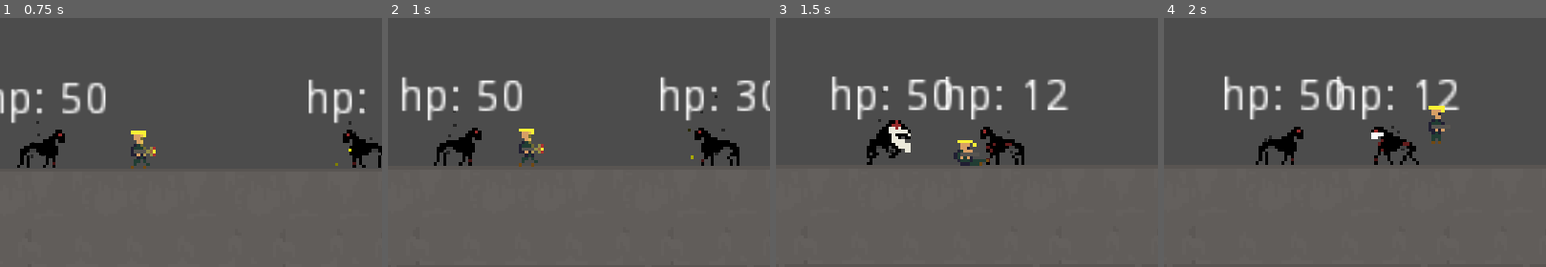
Above: before the commit, frames 1-4 (left to right).
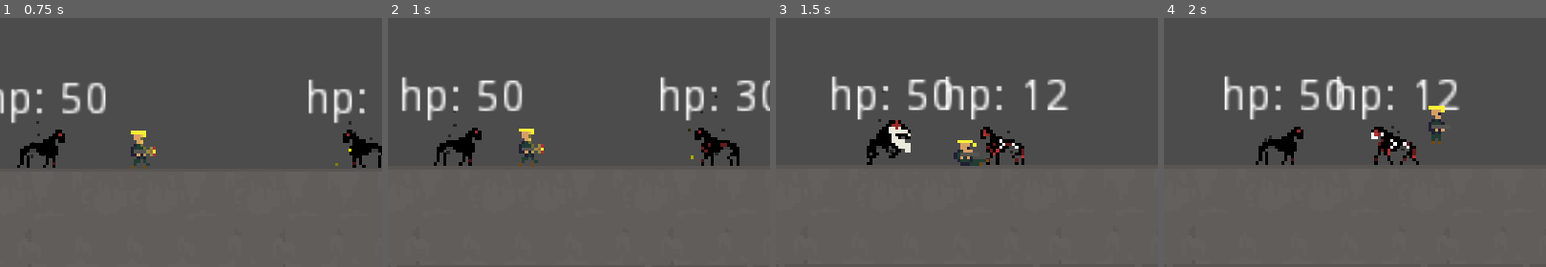
Above: after the commit, the same moments.

Repository: raczynskid/PixelSoldier
Game: Godot game, scene res://Levels/Arena.tscn
Same seed, same stepped clock (60 frames per second), same inputs: the game is played once before the commit and once after it.
Inputs:
- Up to frame 1 (0.75 s): hold Right (ui_right) from 0.53 s (still down); hold Space (fire) from 0.53 s (still down)
- Up to frame 2 (1 s): keep holding Right (ui_right); keep holding Space (fire); tap Up (ui_up) at 0.77 s
- Up to frame 3 (1.5 s): keep holding Right (ui_right); release Space (fire) at 1.28 s; tap Shift (slide) at 1.35 s
- Up to frame 4 (2 s): keep holding Right (ui_right); tap Up (ui_up) at 1.52 s
The pictures show only the part of the screen within x 5-55%, y 38-88%; the shares and areas given below are measured in that part.

Frame 1 is identical in both runs. In frame 2, less than 0.1% of the frame differs, in the area x 82-89%, y 50-55%; in frame 3, 0.1%; in frame 4, 0.2%, in the area x 55-66%, y 45-58%.

Commit message:
heavy dmg sprite overlay

Diff:
--- a/Characters/ShadowHound.gd
+++ b/Characters/ShadowHound.gd
@@ -102,9 +102,10 @@
 		get_node("HPLabel").text = "dead AF"
 
 func switch_animation_dmg_overlay():
-	if (animationTree.anim_player != "../LightDmgAnimationPlayer") and (hp < (Globals.SHADOWHOUND_MAX_HP * 0.5)):
+	if (animationTree.anim_player != "../LightDmgAnimationPlayer") and (hp < (Globals.SHADOWHOUND_MAX_HP * 0.70)):
 		animationTree.anim_player = "../LightDmgAnimationPlayer"
-
+	if (animationTree.anim_player != "../HeavyDmgAnimationPlayer") and (hp < (Globals.SHADOWHOUND_MAX_HP * 0.30)):
+		animationTree.anim_player = "../HeavyDmgAnimationPlayer"
 
 func die():
 	# set dead state
--- a/Characters/ShadowHound.tscn
+++ b/Characters/ShadowHound.tscn
@@ -401,6 +401,193 @@
 "transitions": PoolRealArray( 1, 1 ),
 "update": 1,
 "values": [ 42, 43 ]
+}
+
+[sub_resource type="Animation" id=61]
+resource_name = "BiteLeft"
+length = 0.6
+loop = true
+tracks/0/type = "value"
+tracks/0/path = NodePath("Sprite:frame")
+tracks/0/interp = 1
+tracks/0/loop_wrap = true
+tracks/0/imported = false
+tracks/0/enabled = true
+tracks/0/keys = {
+"times": PoolRealArray( 0, 0.1, 0.2, 0.3, 0.4 ),
+"transitions": PoolRealArray( 1, 1, 1, 1, 1 ),
+"update": 1,
+"values": [ 86, 87, 88, 89, 90 ]
+}
+tracks/1/type = "method"
+tracks/1/path = NodePath(".")
+tracks/1/interp = 1
+tracks/1/loop_wrap = true
+tracks/1/imported = false
+tracks/1/enabled = true
+tracks/1/keys = {
+"times": PoolRealArray( 0.5 ),
+"transitions": PoolRealArray( 1 ),
+"values": [ {
+"args": [  ],
+"method": "attack_end"
+} ]
+}
+
+[sub_resource type="Animation" id=62]
+resource_name = "BiteRight"
+length = 0.6
+loop = true
+tracks/0/type = "value"
+tracks/0/path = NodePath("Sprite:frame")
+tracks/0/interp = 1
+tracks/0/loop_wrap = true
+tracks/0/imported = false
+tracks/0/enabled = true
+tracks/0/keys = {
+"times": PoolRealArray( 0, 0.1, 0.2, 0.3, 0.4 ),
+"transitions": PoolRealArray( 1, 1, 1, 1, 1 ),
+"update": 1,
+"values": [ 91, 92, 93, 94, 95 ]
+}
+tracks/1/type = "method"
+tracks/1/path = NodePath(".")
+tracks/1/interp = 1
+tracks/1/loop_wrap = true
+tracks/1/imported = false
+tracks/1/enabled = true
+tracks/1/keys = {
+"times": PoolRealArray( 0.5 ),
+"transitions": PoolRealArray( 1 ),
+"values": [ {
+"args": [  ],
+"method": "attack_end"
+} ]
+}
+
+[sub_resource type="Animation" id=63]
+resource_name = "DieLeft"
+length = 0.7
+tracks/0/type = "value"
+tracks/0/path = NodePath("Sprite:frame")
+tracks/0/interp = 1
+tracks/0/loop_wrap = true
+tracks/0/imported = false
+tracks/0/enabled = true
+tracks/0/keys = {
+"times": PoolRealArray( 0, 0.1, 0.2, 0.3, 0.4, 0.5 ),
+"transitions": PoolRealArray( 1, 1, 1, 1, 1, 1 ),
+"update": 1,
+"values": [ 96, 97, 98, 99, 100, 101 ]
+}
+
+[sub_resource type="Animation" id=64]
+resource_name = "DieRight"
+length = 0.7
+tracks/0/type = "value"
+tracks/0/path = NodePath("Sprite:frame")
+tracks/0/interp = 1
+tracks/0/loop_wrap = true
+tracks/0/imported = false
+tracks/0/enabled = true
+tracks/0/keys = {
+"times": PoolRealArray( 0, 0.1, 0.2, 0.3, 0.4, 0.5 ),
+"transitions": PoolRealArray( 1, 1, 1, 1, 1, 1 ),
+"update": 1,
+"values": [ 102, 103, 104, 105, 106, 107 ]
+}
+
+[sub_resource type="Animation" id=65]
+length = 0.2
+tracks/0/type = "value"
+tracks/0/path = NodePath("Sprite:frame")
+tracks/0/interp = 1
+tracks/0/loop_wrap = true
+tracks/0/imported = false
+tracks/0/enabled = true
+tracks/0/keys = {
+"times": PoolRealArray( 0 ),
+"transitions": PoolRealArray( 1 ),
+"update": 1,
+"values": [ 84 ]
+}
+
+[sub_resource type="Animation" id=66]
+length = 0.2
+tracks/0/type = "value"
+tracks/0/path = NodePath("Sprite:frame")
+tracks/0/interp = 1
+tracks/0/loop_wrap = true
+tracks/0/imported = false
+tracks/0/enabled = true
+tracks/0/keys = {
+"times": PoolRealArray( 0 ),
+"transitions": PoolRealArray( 1 ),
+"update": 1,
+"values": [ 85 ]
+}
+
+[sub_resource type="Animation" id=67]
+length = 0.5
+loop = true
+tracks/0/type = "value"
+tracks/0/path = NodePath("Sprite:frame")
+tracks/0/interp = 1
+tracks/0/loop_wrap = true
+tracks/0/imported = false
+tracks/0/enabled = true
+tracks/0/keys = {
+"times": PoolRealArray( 0, 0.1, 0.2, 0.3 ),
+"transitions": PoolRealArray( 1, 1, 1, 1 ),
+"update": 1,
+"values": [ 74, 75, 76, 77 ]
+}
+
+[sub_resource type="Animation" id=68]
+length = 0.5
+loop = true
+tracks/0/type = "value"
+tracks/0/path = NodePath("Sprite:frame")
+tracks/0/interp = 1
+tracks/0/loop_wrap = true
+tracks/0/imported = false
+tracks/0/enabled = true
+tracks/0/keys = {
+"times": PoolRealArray( 0, 0.1, 0.2, 0.3 ),
+"transitions": PoolRealArray( 1, 1, 1, 1 ),
+"update": 1,
+"values": [ 80, 81, 82, 83 ]
+}
+
+[sub_resource type="Animation" id=69]
+length = 0.3
+loop = true
+tracks/0/type = "value"
+tracks/0/path = NodePath("Sprite:frame")
+tracks/0/interp = 1
+tracks/0/loop_wrap = true
+tracks/0/imported = false
+tracks/0/enabled = true
+tracks/0/keys = {
+"times": PoolRealArray( 0, 0.1 ),
+"transitions": PoolRealArray( 1, 1 ),
+"update": 1,
+"values": [ 72, 73 ]
+}
+
+[sub_resource type="Animation" id=70]
+length = 0.3
+tracks/0/type = "value"
+tracks/0/path = NodePath("Sprite:frame")
+tracks/0/interp = 1
+tracks/0/loop_wrap = true
+tracks/0/imported = false
+tracks/0/enabled = true
+tracks/0/keys = {
+"times": PoolRealArray( 0, 0.1 ),
+"transitions": PoolRealArray( 1, 1 ),
+"update": 1,
+"values": [ 78, 79 ]
 }
 
 [sub_resource type="AnimationNodeAnimation" id=26]
@@ -495,7 +682,7 @@
 [sub_resource type="AnimationNodeStateMachinePlayback" id=49]
 
 [sub_resource type="CircleShape2D" id=50]
-radius = 89.188
+radius = 119.955
 
 [node name="ShadowHound" type="KinematicBody2D" groups=[
 "enemies",
@@ -533,7 +720,7 @@
 texture = ExtResource( 2 )
 vframes = 3
 hframes = 36
-frame = 13
+frame = 102
 
 [node name="FullHPAnimationPlayer" type="AnimationPlayer" parent="."]
 autoplay = "IdleLeft"
@@ -563,6 +750,20 @@
 anims/WalkLeft = SubResource( 59 )
 anims/WalkRight = SubResource( 60 )
 
+[node name="HeavyDmgAnimationPlayer" type="AnimationPlayer" parent="."]
+autoplay = "IdleLeft"
+playback_process_mode = 0
+anims/BiteLeft = SubResource( 61 )
+anims/BiteRight = SubResource( 62 )
+anims/DieLeft = SubResource( 63 )
+anims/DieRight = SubResource( 64 )
+anims/IdleLeft = SubResource( 65 )
+anims/IdleRight = SubResource( 66 )
+anims/RunLeft = SubResource( 67 )
+anims/RunRight = SubResource( 68 )
+anims/WalkLeft = SubResource( 69 )
+anims/WalkRight = SubResource( 70 )
+
 [node name="AnimationTree" type="AnimationTree" parent="."]
 tree_root = SubResource( 48 )
 anim_player = NodePath("../FullHPAnimationPlayer")
@@ -581,6 +782,7 @@
 shape = SubResource( 50 )
 
 [node name="Label" type="Label" parent="."]
+visible = false
 margin_left = -38.0
 margin_top = -18.0
 margin_right = -11.0
Not shown, removed: .mono/metadata/ide_messaging_meta.txt
Not shown: 1 places in Characters/ShadowHound.tscn that only renumber resources
Not shown, changed: Run.pck
